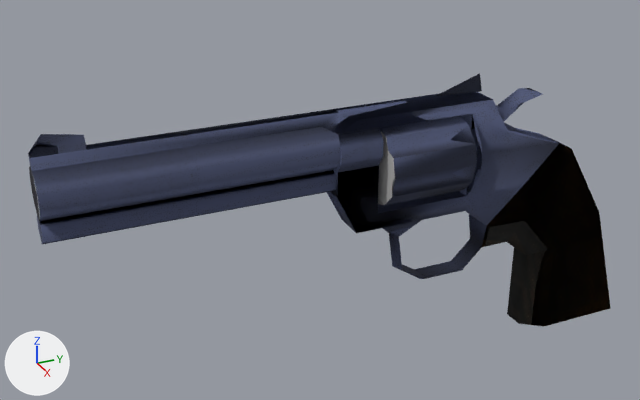
The glTF model native/assets/weapons/pd/07-dy357-magnum-fp.glb: old version first, new version second.
Both versions are drawn from a camera (50 mm lens) standing at (452.0, -116.0, 215.0) and looking at (-21.0, 97.0, -22.0). The axes (+X, +Y, +Z) are drawn at lower left. The lights are the same throughout. The picture after the commit comes second. Vertices at exactly the same position are counted once.

In view in the first picture: 'gun'.
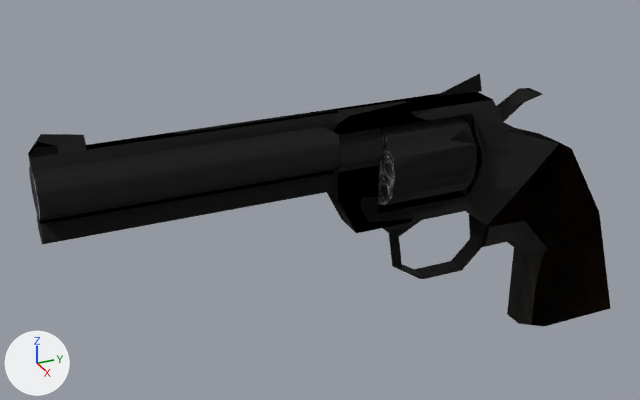
Diff of the bpy script that builds the scene:
```diff
--- a/native/assets/weapons/pd/07-dy357-magnum-fp.glb.py
+++ b/native/assets/weapons/pd/07-dy357-magnum-fp.glb.py
@@ mat_tex039a_32x32_cullbothenvmappingtexscales0_031250texscalet0_031250 @@
+mat_tex039a_32x32_cullbothenvmappingtexscales0_031250texscalet0_031250 = bpy.data.materials.new('tex039a_32x32_CullBothEnvMappingTexScaleS0.031250TexScaleT0.031250')
+# colours: black #000000, mixed with the vertex colours
+# uses the picture img_image_1
@@ me_dy357_bin @@
 me_dy357_bin.from_pydata(...)  # 191 vertices, 347 faces; spans x -25.0..25.0, y -78.0..326.0, z -136.0..56.0
 # used by ob_gun; location = (0.0, 0.0, 0.0)
+# me_dy357_bin part 1: all 255 faces that had it switch from mat_tex12_32x32 to mat_tex039a_32x32_cullbothenvmappingtexscales0_031250texscalet0_031250
+# me_dy357_bin part 2: texture (UV) coordinates of 30 of 347 faces, centred in x -16.0..23.0, y 125.0..183.0, z -17.0..29.0, changed; they spanned u 0.5..0.83, v 0.5..0.5 and now span u 0.02..0.96, v 0.03..0.97
 me_dy357_bin.materials.append(mat_tex06_32x32)
```

What differs and where, as boxes [x1, y1, x2, y2] in the pictures (640 x 400 px):
'gun', recoloured, surface changed (blue to black)
    both: [28, 73, 562, 279]
part 1 of me_dy357_bin, recoloured (blue to black)
    both: [28, 73, 562, 279]
part 2 of me_dy357_bin, surface changed (grey to black)
    both: [378, 132, 395, 205]
